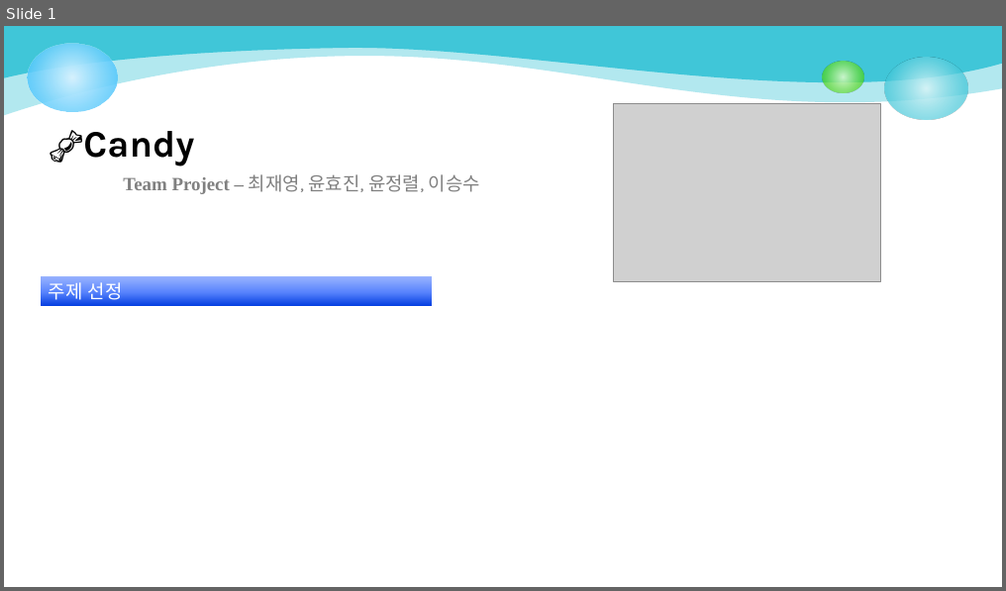
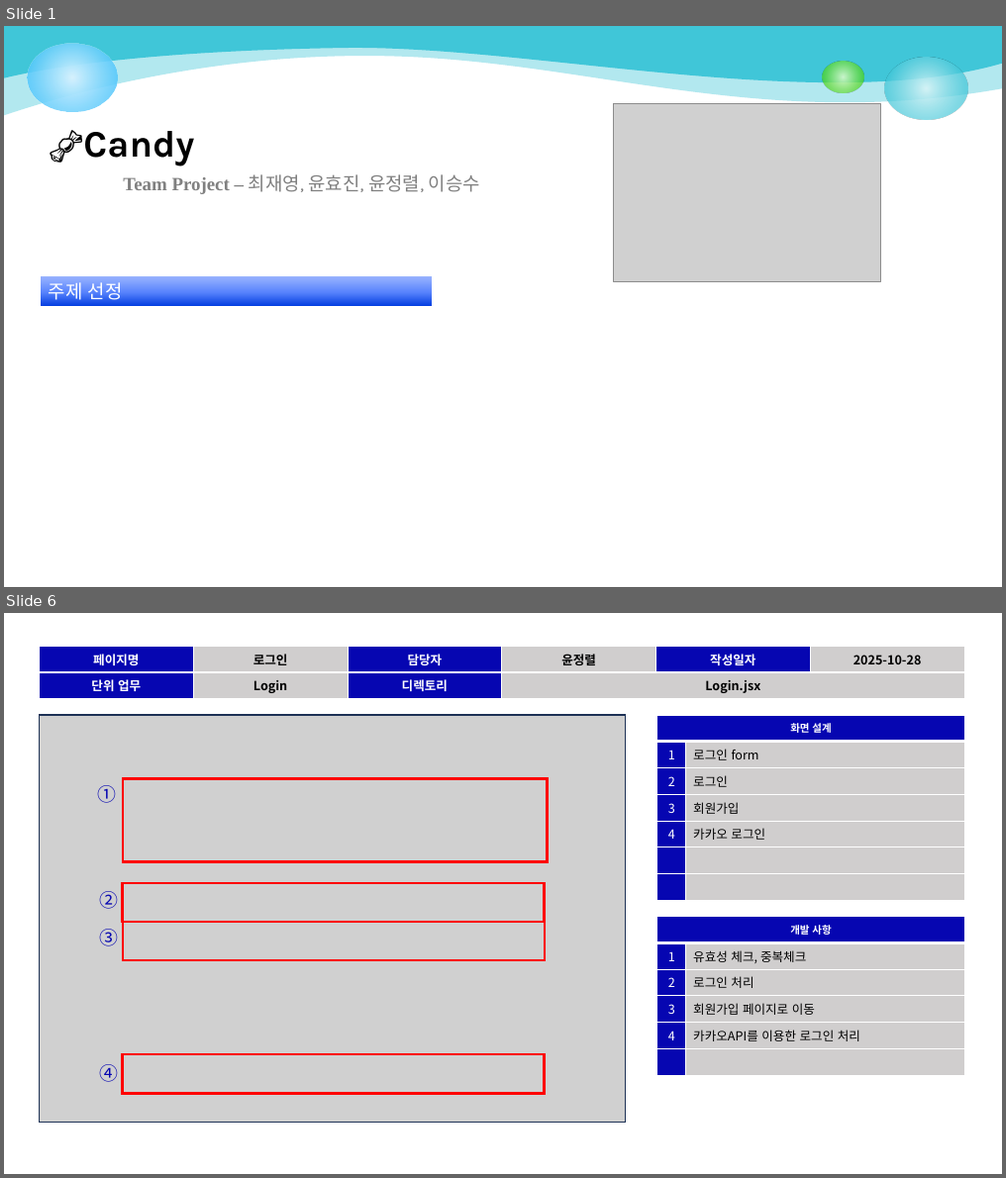
Before and after one commit to jungryeol123/tjg_project, a slide deck: TeamProject_스토리보드.pptx. Shown one above the other, each under a label of ours: slide 1 before the commit, slides 1 and 6 after it; the slides between them are not shown. The pictures are 1006x591 and 1006x1178 pixels, drawn with LibreOffice and Linux fonts; fonts in the diff are those of the drawing; grey boxes stand for pictures. Boxes give left, top, right and bottom in pixels: in the first picture for what was removed or moved away, otherwise in the second. Text is boxed around its words. In the diff, an @@ line names an element or a change of style, - is before the commit and + after.

```diff
--- a/TeamProject_스토리보드.pptx
+++ b/TeamProject_스토리보드.pptx
@@ slide 6 added at (4, 613, 1002, 1174), background #FFFFFF @@
@@ table added at (40, 646, 964, 699), 2 rows, 6 columns @@
+페이지명 | 로그인 | 담당자 | 윤정렬 | 작성일자 | 2025-10-28
+단위 업무 | Login | 디렉토리 | Login.jsx |  | 
@@ picture added at (40, 715, 626, 1123) @@
@@ table added at (657, 715, 964, 900), 7 rows, 2 columns @@
+화면 설계 | 
+1 | 로그인 form
+2 | 로그인
+3 | 회원가입
+4 | 카카오 로그인
+ | 
+ | 
@@ text added at (98, 785, 117, 803), 18 pt, text #0606B1 @@
+①
@@ rectangle added at (122, 779, 547, 862), outline #FF0000 2.25 pt @@
@@ text added at (99, 891, 118, 909), 18 pt, text #0606B1 @@
+②
@@ rectangle added at (122, 883, 545, 922), outline #FF0000 2.25 pt @@
@@ text added at (99, 929, 118, 947), 18 pt, text #0606B1 @@
+③
@@ rectangle added at (123, 922, 546, 960), outline #FF0000 2.25 pt @@
@@ table added at (657, 917, 964, 1075), 6 rows, 2 columns @@
+개발 사항 | 
+1 | 유효성 체크, 중복체크
+2 | 로그인 처리
+3 | 회원가입 페이지로 이동
+4 | 카카오API를 이용한 로그인 처리
+ | 
@@ rectangle added at (122, 1055, 545, 1093), outline #FF0000 2.25 pt @@
@@ text added at (99, 1064, 118, 1082), 18 pt, text #0606B1 @@
+④
```
Also in this commit, not shown: 7 slides changed, 2 other slides added, 1 slide removed.
